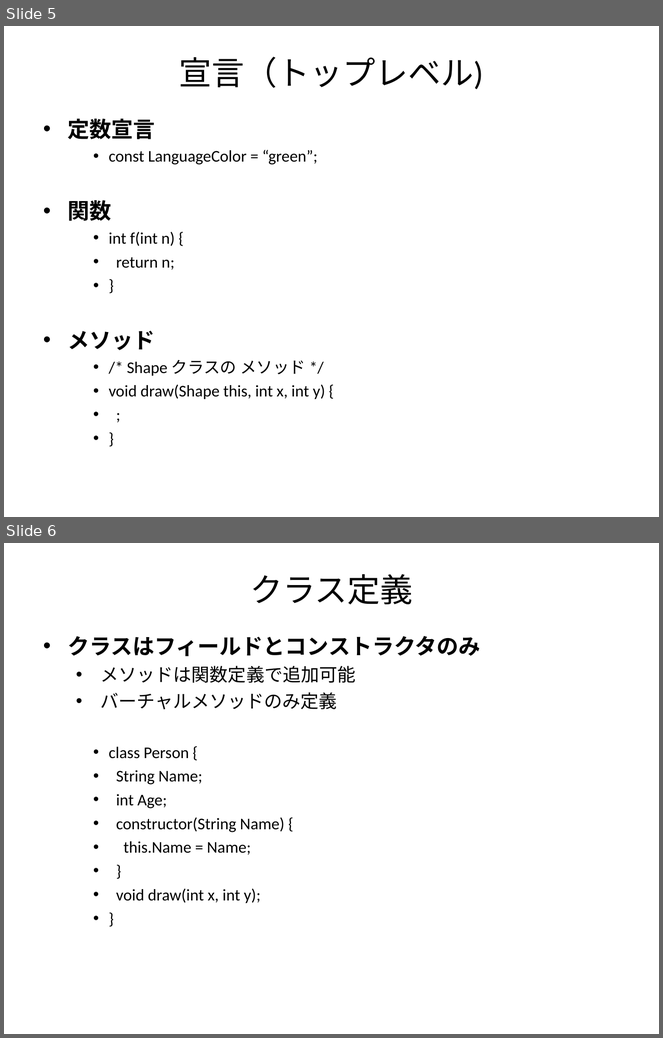
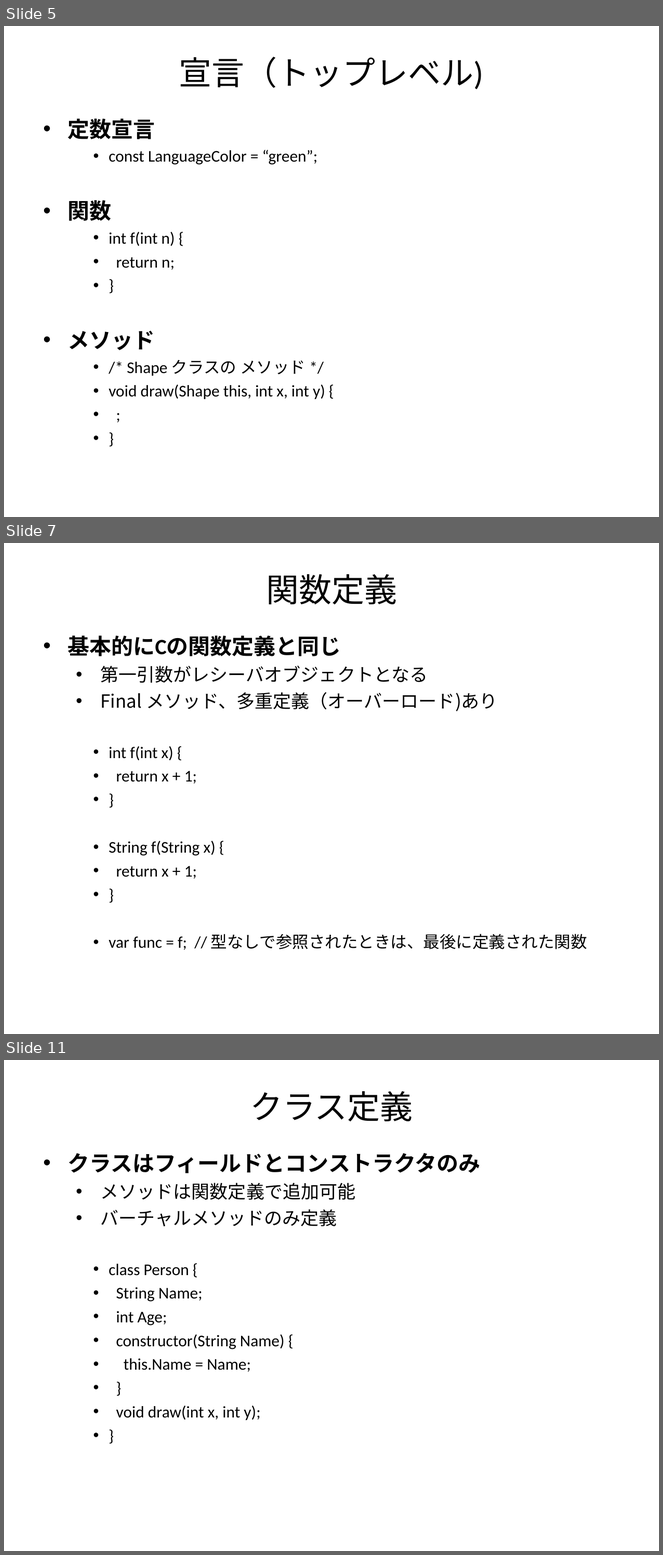
Before and after one commit to GreenTeaScript/GreenTeaScript, a slide deck: spec/GreenTeaScriptSpec.ppt. Shown one above the other, each under a label of ours: slides 5 and 6 before the commit, slides 5, 7 and 11 after it; the slides between them are not shown. The pictures are 663x1038 and 663x1555 pixels, drawn with LibreOffice and Linux fonts; fonts in the diff are those of the drawing. Boxes give left, top, right and bottom in pixels: in the first picture for what was removed or moved away, otherwise in the second. Text is boxed around its words. In the diff, an @@ line names an element or a change of style, - is before the commit and + after.

```diff
--- a/spec/GreenTeaScriptSpec.ppt
+++ b/spec/GreenTeaScriptSpec.ppt
@@ slide 7 added at (x1=4, y1=543, x2=659, y2=1034), background #FFFFFF @@
@@ title added at (x1=266, y1=574, x2=397, y2=604), 36 pt, text #000000 @@
+関数定義
@@ text added at (x1=68, y1=636, x2=587, y2=950), 18 pt, text #000000 @@
+• 基本的にCの関数定義と同じ
+  • 第一引数がレシーバオブジェクトとなる
+  • Final メソッド、多重定義（オーバーロード)あり
+    • int f(int x) {
+    • return x + 1;
+    • }
+    • String f(String x) {
+    • return x + 1;
+    • }
+    • var func = f; // 型なしで参照されたときは、最後に定義された関数
@@ what was slide 6 is now slide 11 @@
```
Also in this commit, not shown: 3 slides changed, 4 other slides added, 2 other files.
